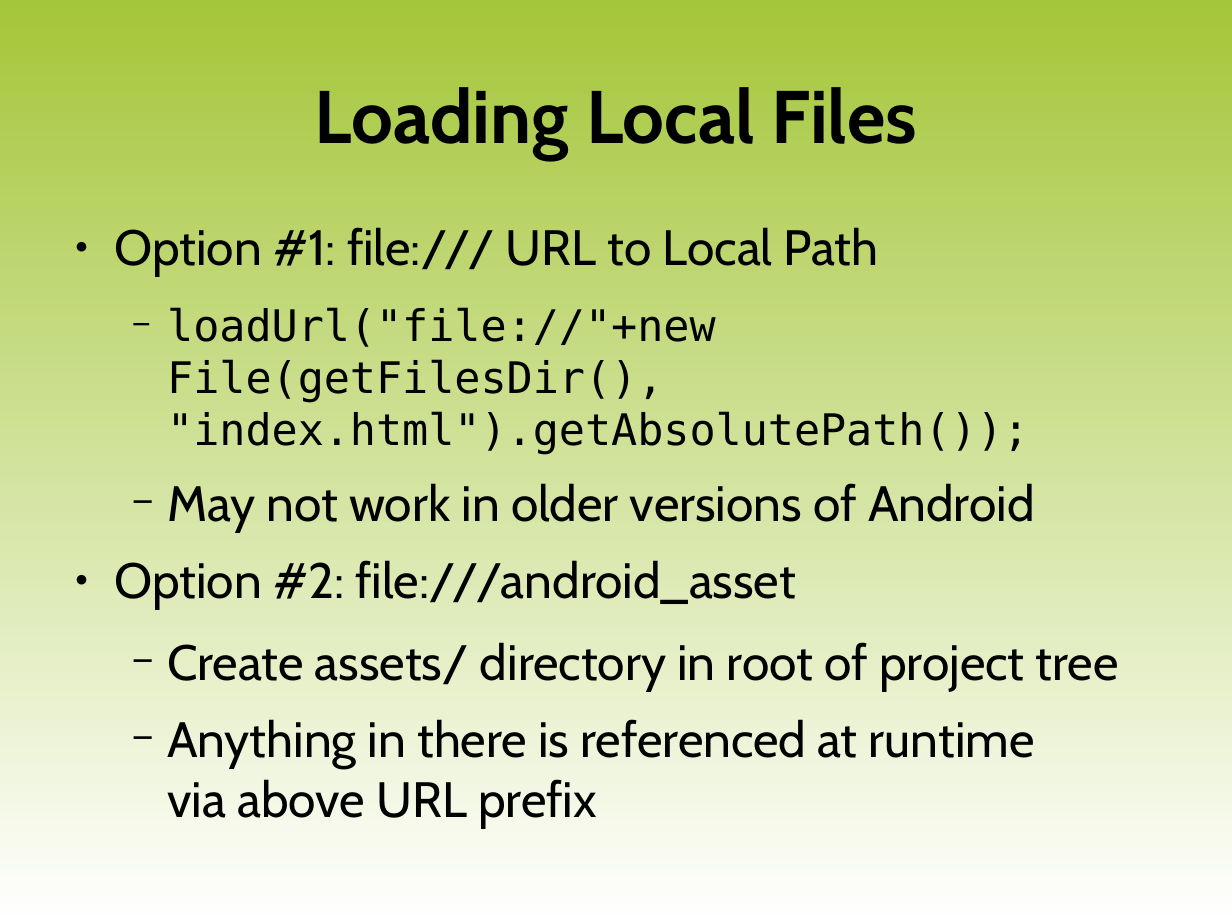
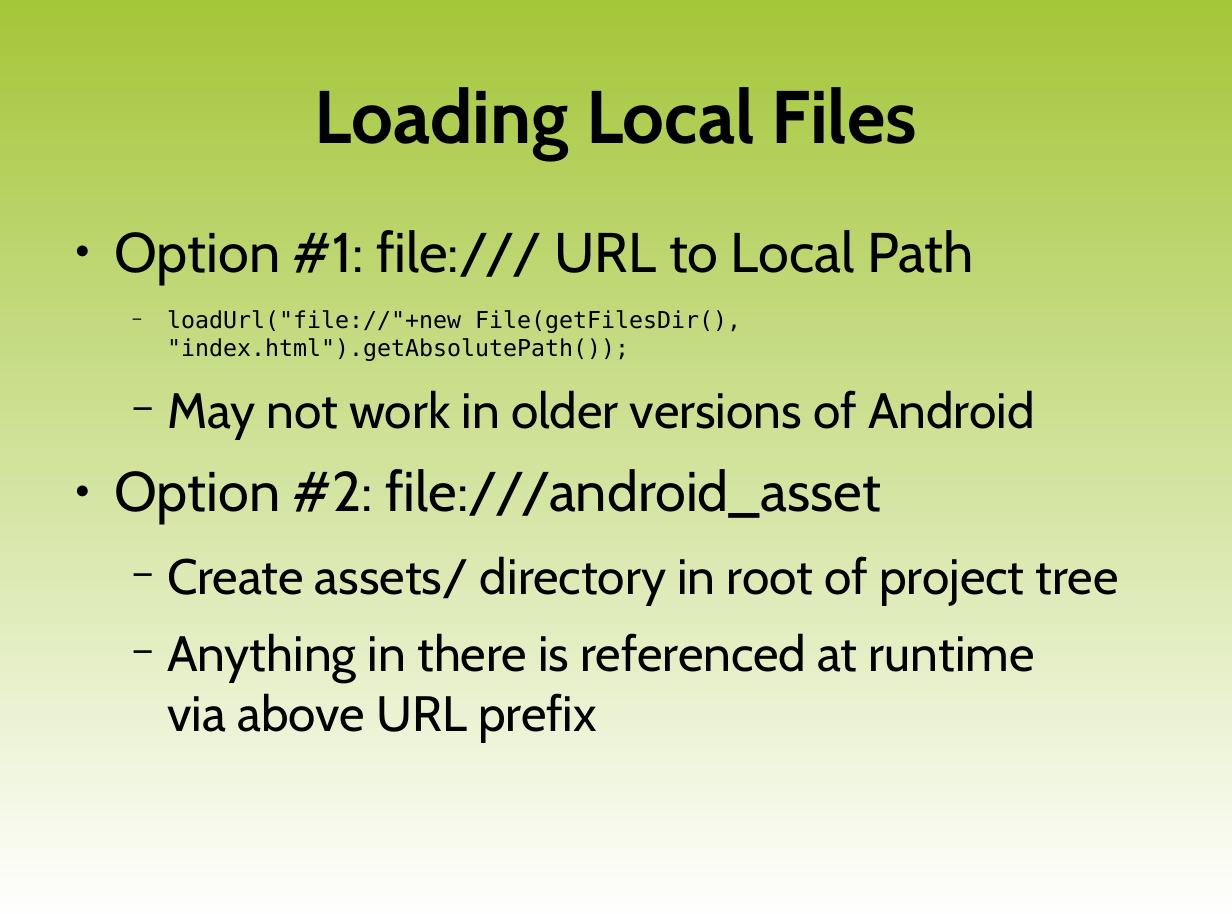
Before and after one commit to luigi-agosti/cw-courseware, a slide deck: slide 7 of XX-WebKit.odp (slide 2 before the commit). Drawn at 1232x924 pixels with LibreOffice and Linux fonts; fonts in the diff are those of the drawing; background and template pictures are left out. Boxes give left, top, right and bottom in pixels: in the first picture for what was removed or moved away, otherwise in the second. Text is boxed around its words. In the diff, an @@ line names an element or a change of style, - is before the commit and + after.

```diff
--- a/XX-WebKit.odp
+++ b/XX-WebKit.odp
@@ text at box(114, 230, 973, 524): size 32 to 36 pt in "Option #1: file:/// URL to Local Path", "Option #2: file:///android_asset"; size 28 to 15 pt in "loadUrl("file://"+new File(getFilesDir(), "index.html").getA ..." @@
```
Also in this commit, not shown: 4 other slides changed, 5 slides added.
